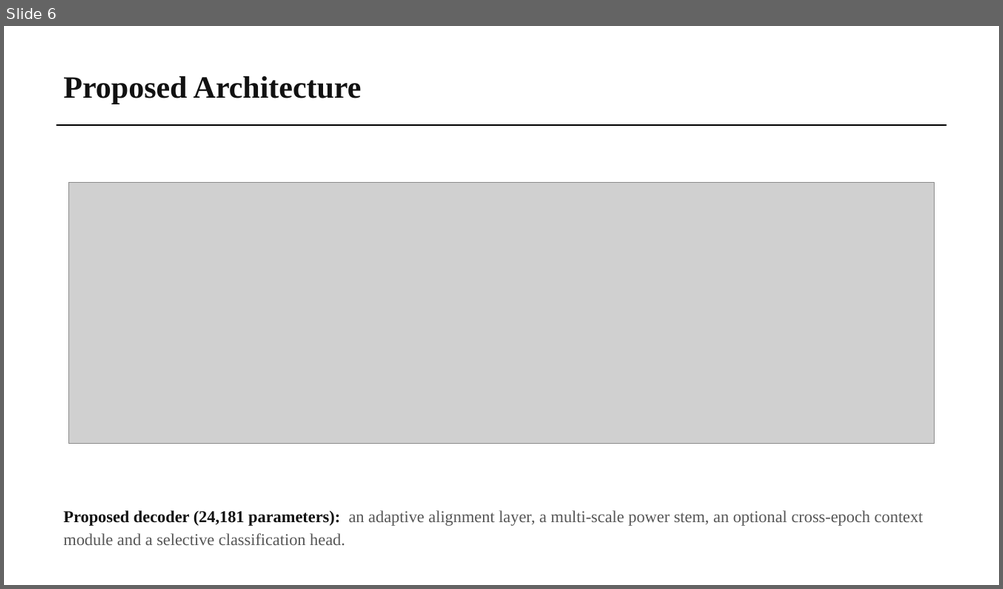
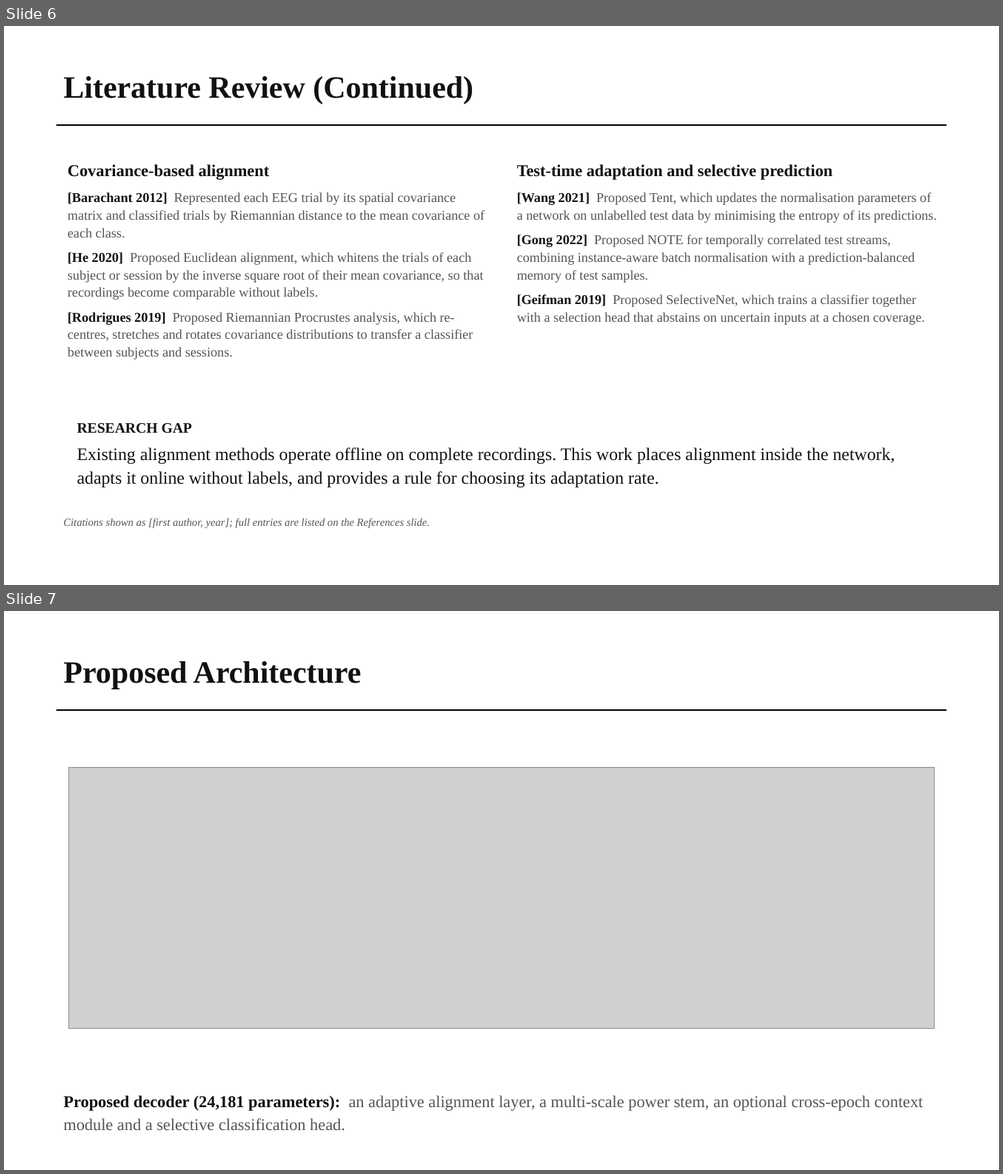
Before and after one commit to wshuv-o/calmnet, a slide deck: presentation/CALM-Net_midterm_presentation_final.pptx. Shown one above the other, each under a label of ours: slide 6 before the commit, slides 6 and 7 after it. The pictures are 1003x589 and 1003x1174 pixels, drawn with LibreOffice and Linux fonts; fonts in the diff are those of the drawing; grey boxes stand for pictures. Boxes give left, top, right and bottom in pixels: in the first picture for what was removed or moved away, otherwise in the second. Text is boxed around its words. In the diff, an @@ line names an element or a change of style, - is before the commit and + after.

```diff
--- a/presentation/CALM-Net_midterm_presentation_final.pptx
+++ b/presentation/CALM-Net_midterm_presentation_final.pptx
@@ slide 6 added at (4, 26, 999, 585), background #FFFFFF @@
@@ text added at (63, 76, 473, 104), 30 pt, text #111111, bold @@
+Literature Review (Continued)
@@ rectangle added at (57, 124, 946, 126), fill #000000 @@
@@ text added at (68, 164, 484, 360), 13 pt, text #555555 @@
+Covariance-based alignment
+[Barachant 2012] Represented each EEG trial by its spatial covariance matrix and classified trials by Riemannian distance to the mean covariance of each class.
+[He 2020] Proposed Euclidean alignment, which whitens the trials of each subject or session by the inverse square root of their mean covariance, so that recordings become comparable without labels.
+[Rodrigues 2019] Proposed Riemannian Procrustes analysis, which re-centres, stretches and rotates covariance distributions to transfer a classifier between subjects and sessions.
@@ text added at (517, 164, 936, 325), 13 pt, text #555555 @@
+Test-time adaptation and selective prediction
+[Wang 2021] Proposed Tent, which updates the normalisation parameters of a network on unlabelled test data by minimising the entropy of its predictions.
+[Gong 2022] Proposed NOTE for temporally correlated test streams, combining instance-aware batch normalisation with a prediction-balanced memory of test samples.
+[Geifman 2019] Proposed SelectiveNet, which trains a classifier together with a selection head that abstains on uncertain inputs at a chosen coverage.
@@ text added at (77, 423, 895, 488), 17 pt, text #111111 @@
+RESEARCH GAP
+Existing alignment methods operate offline on complete recordings. This work places alignment inside the network, adapts it online without labels, and provides a rule for choosing its adaptation rate.
@@ text added at (63, 518, 430, 528), 10.5 pt, text #555555, italic @@
+Citations shown as [first author, year]; full entries are listed on the References slide.
@@ what was slide 6 is now slide 7 @@
```
Also in this commit, not shown: 2 slides changed, 4 other files.
